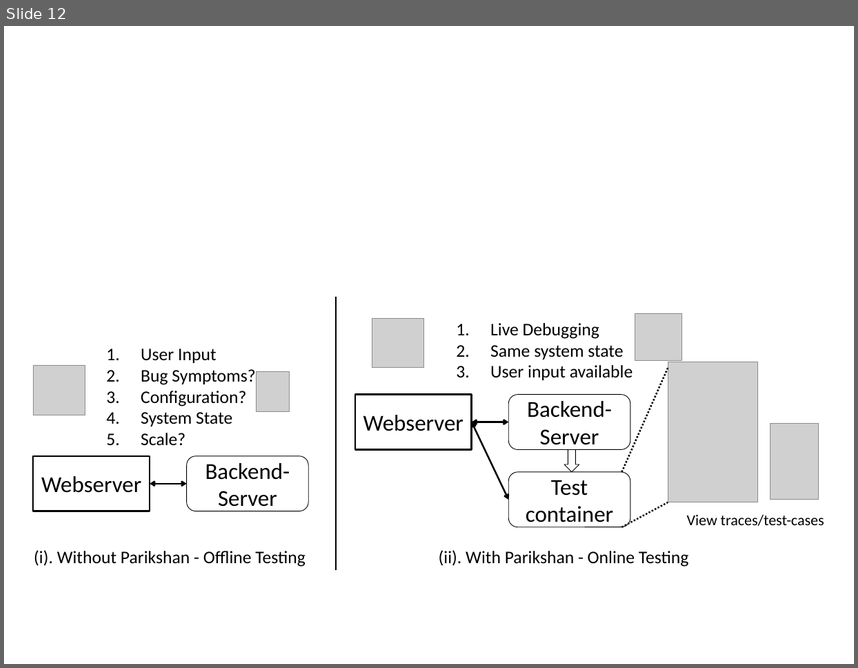
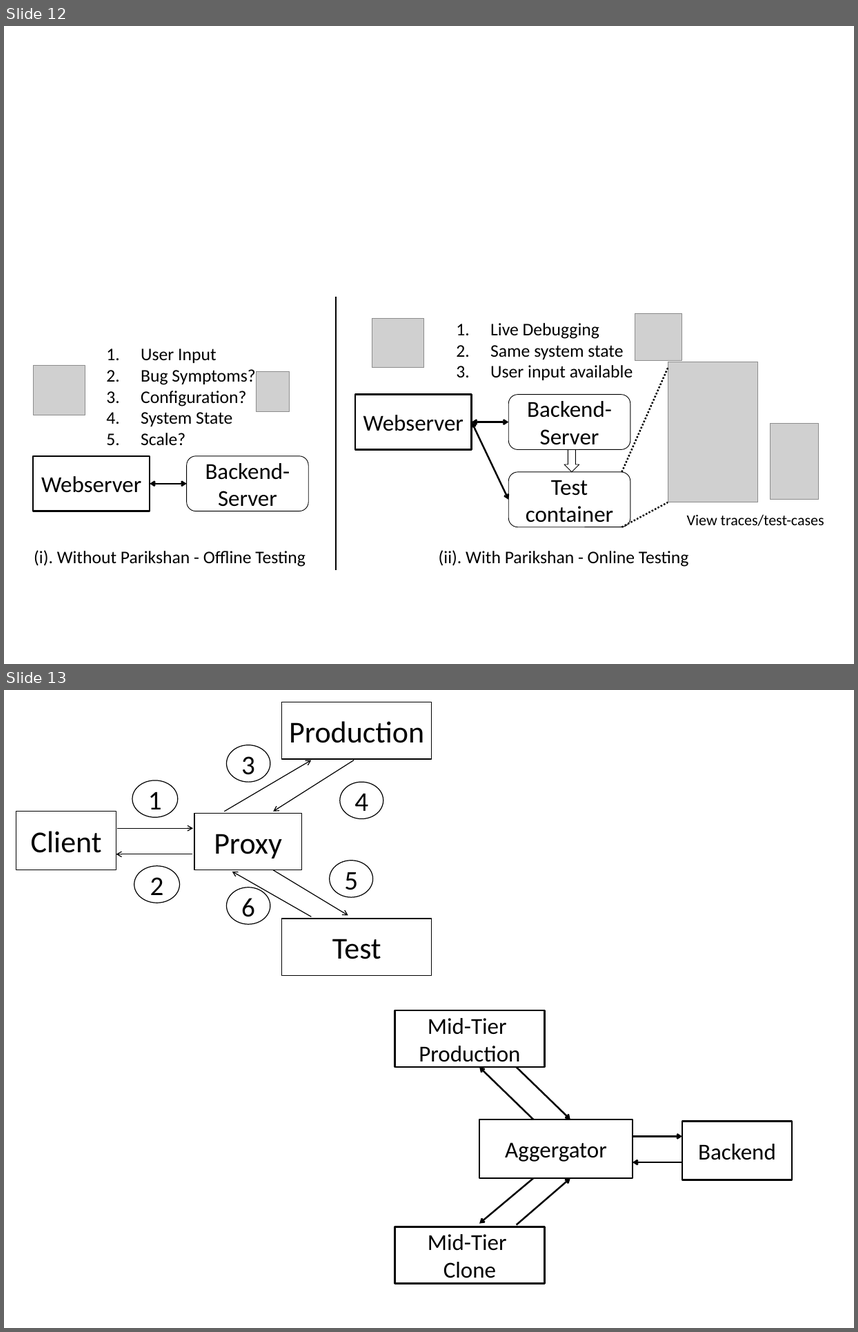
Before and after one commit to nipunarora/parikshan_code, a slide deck: paper/figs/images.pptx. Shown one above the other, each under a label of ours: slide 12 before the commit, slides 12 and 13 after it. The pictures are 858x668 and 858x1332 pixels, drawn with LibreOffice and Linux fonts; fonts in the diff are those of the drawing; grey boxes stand for pictures. Boxes give left, top, right and bottom in pixels: in the first picture for what was removed or moved away, otherwise in the second. Text is boxed around its words. In the diff, an @@ line names an element or a change of style, - is before the commit and + after.

```diff
--- a/paper/figs/images.pptx
+++ b/paper/figs/images.pptx
@@ slide 13 added at <box>4,690,854,1328</box>, background #FFFFFF @@
@@ group added at <box>16,702,432,975</box>: 6 arrows, 6 ellipses, 4 rectangles @@
+Client
+Proxy
+Production
+Test
+3
+4
+1
+2
+5
+6
@@ group added at <box>395,1010,792,1283</box>: 6 arrows, 4 rectangles @@
+Aggergator
+Mid-Tier
+Production
+Mid-Tier
+Clone
+Backend
```
Also in this commit, not shown: 2 slides changed, 1 slide removed, 7 other files.
